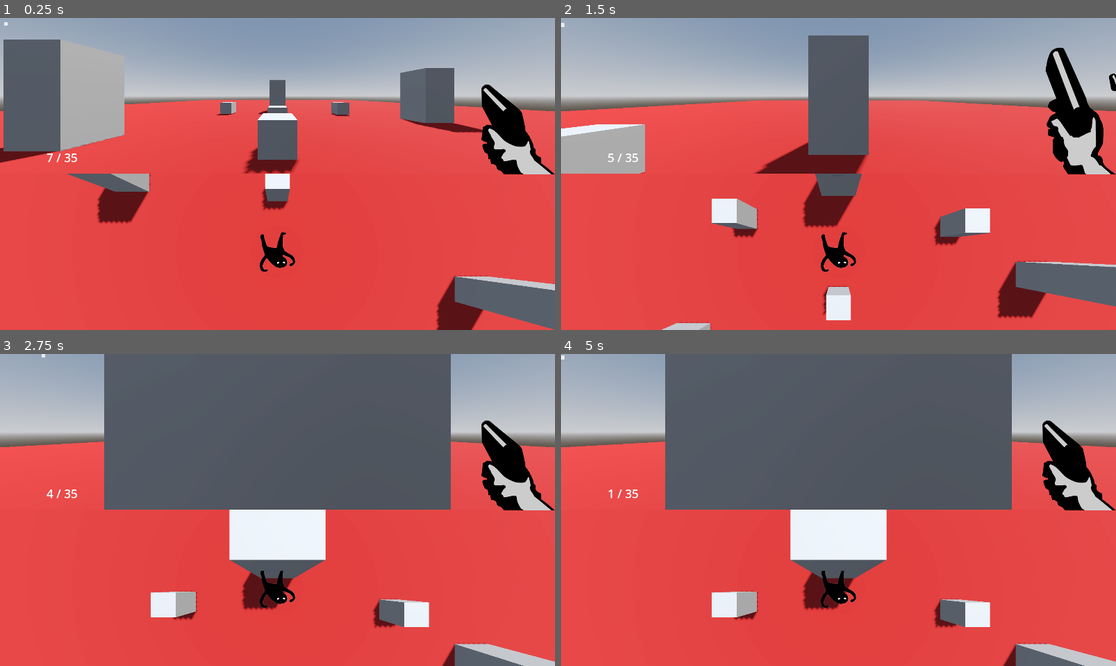
Above: before the commit, frames 1-4 (two rows, left to right).
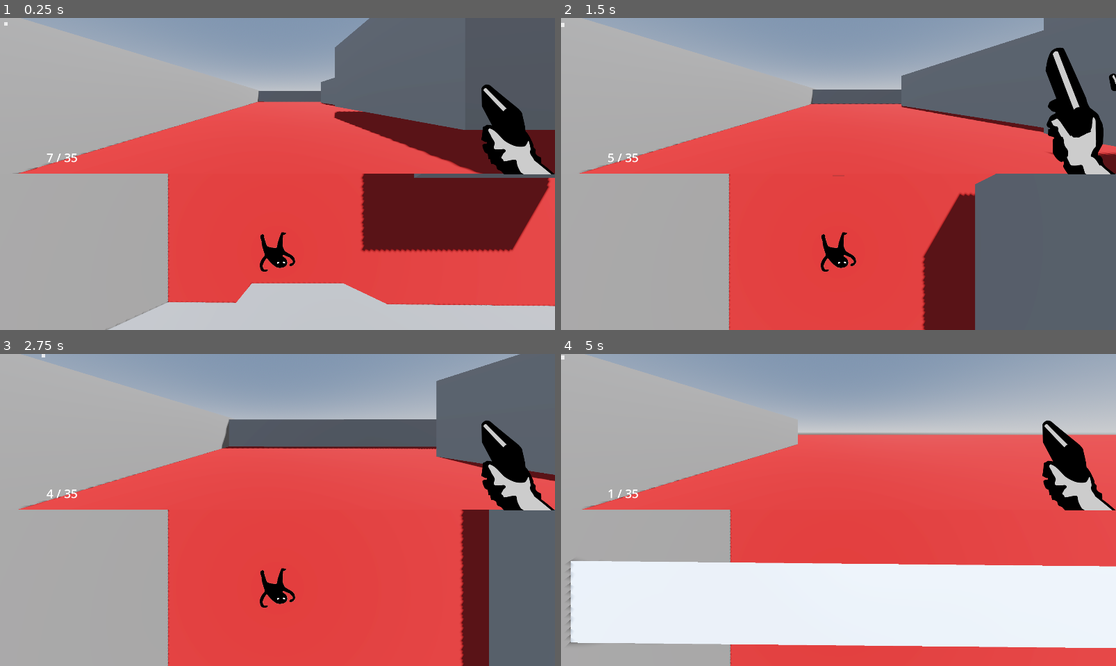
Above: after the commit, the same moments.

Repository: FEDOS-o/FriendJam
Game: Godot game, scene res://World.tscn
Same seed, same stepped clock (60 frames per second), same inputs: the game is played once before the commit and once after it.
Inputs (mouse positions are in pixels of both pictures, inside the frame that each line leads up to):
- Up to frame 1 (0.25 s): no input
- Up to frame 2 (1.5 s): tap Enter at 0.5 s; move the mouse to (866, 174) at 0.52 s; hold W (move_forwards) from 0.53 s (still down); click (866, 174) at 0.6 s; move the mouse to (810, 174) at 1.27 s; click (810, 174) at 1.35 s
- Up to frame 3 (2.75 s): keep holding W (move_forwards); move the mouse to (288, 503) at 2.02 s; click (288, 503) at 2.1 s
- Up to frame 4 (5 s): keep holding W (move_forwards); move the mouse to (832, 516) at 2.77 s; click (832, 516) at 2.85 s; move the mouse to (877, 513) at 3.52 s; click (877, 513) at 3.6 s; move the mouse to (794, 506) at 4.27 s; click (794, 506) at 4.35 s

The runs differ from the first frame. In frame 1, 55% of the frame differs, in the area x 0-100%, y 0-100%; in frame 2, 52%; in frame 3, 67%; in frame 4, 73%.

Commit message:
Location changed

Diff:
--- a/World.tscn
+++ b/World.tscn
@@ -44,7 +44,7 @@
 [node name="Environment" type="Node3D" parent="."]
 
 [node name="Ground" type="MeshInstance3D" parent="Environment"]
-transform = Transform3D(29.694256, 0, 0, 0, 1, 0, 0, 0, 34.911453, 0, 0, 0)
+transform = Transform3D(176.04933, 0, 0, 0, 1, 0, 0, 0, 64.325294, 67.80588, 7.6293945e-06, 0.04396057)
 mesh = SubResource("PlaneMesh_a202f")
 surface_material_override/0 = SubResource("StandardMaterial3D_noarx")
 
@@ -54,16 +54,27 @@
 shape = SubResource("ConcavePolygonShape3D_2dftf")
 
 [node name="MeshInstance3D" type="MeshInstance3D" parent="Environment"]
-transform = Transform3D(1.7051406, 0, 0, 0, 6.679917, 0, 0, 0, 1.2746332, 0, 0, 0)
+transform = Transform3D(28.132006, 0, 0, 0, 6.679917, 0, 0, 0, 1.2746332, 0.53089905, -1.1605263, 5.3932915)
 mesh = SubResource("BoxMesh_cmany")
 
 [node name="StaticBody3D" type="StaticBody3D" parent="Environment/MeshInstance3D"]
 
 [node name="CollisionShape3D" type="CollisionShape3D" parent="Environment/MeshInstance3D/StaticBody3D"]
+transform = Transform3D(1, 0, 0, 0, 1.0000001, 0, 0, 0, 1.0000001, 19.275965, 0, 0)
+shape = SubResource("ConcavePolygonShape3D_c6gwx")
+
+[node name="MeshInstance3D12" type="MeshInstance3D" parent="Environment"]
+transform = Transform3D(91.85565, 0, 0, 0, 6.679917, 0, 0, 0, 1.2746332, 108.906685, -1.1605263, 5.3932915)
+mesh = SubResource("BoxMesh_cmany")
+
+[node name="StaticBody3D" type="StaticBody3D" parent="Environment/MeshInstance3D12"]
+
+[node name="CollisionShape3D" type="CollisionShape3D" parent="Environment/MeshInstance3D12/StaticBody3D"]
+transform = Transform3D(1, 0, 0, 0, 1.0000001, 0, 0, 0, 1.0000001, 19.275965, 0, 0)
 shape = SubResource("ConcavePolygonShape3D_c6gwx")
 
 [node name="MeshInstance3D2" type="MeshInstance3D" parent="Environment"]
-transform = Transform3D(1.7051406, 0, 0, 0, 6.679917, 0, 0, 0, 1.2746332, 9.820198, 0, 13.277336)
+transform = Transform3D(1.7051406, 0, 0, 0, 5.8338137, 0, 0, 0, -38.130623, 34.609035, 0, 2.5143042)
 mesh = SubResource("BoxMesh_cmany")
 
 [node name="StaticBody3D" type="StaticBody3D" parent="Environment/MeshInstance3D2"]
@@ -71,8 +82,44 @@
 [node name="CollisionShape3D" type="CollisionShape3D" parent="Environment/MeshInstance3D2/StaticBody3D"]
 shape = SubResource("ConcavePolygonShape3D_c6gwx")
 
+[node name="MeshInstance3D11" type="MeshInstance3D" parent="Environment"]
+transform = Transform3D(1.7051406, 0, 0, 0, 5.8338137, 0, 0, 0, -38.130623, 50.404556, 0, 24.459755)
+mesh = SubResource("BoxMesh_cmany")
+
+[node name="StaticBody3D" type="StaticBody3D" parent="Environment/MeshInstance3D11"]
+
+[node name="CollisionShape3D" type="CollisionShape3D" parent="Environment/MeshInstance3D11/StaticBody3D"]
+shape = SubResource("ConcavePolygonShape3D_c6gwx")
+
+[node name="MeshInstance3D8" type="MeshInstance3D" parent="Environment"]
+transform = Transform3D(1.7051406, 0, 0, 0, 6.679917, 0, 0, 0, -46.789154, 168.47581, 0, 11.178013)
+mesh = SubResource("BoxMesh_cmany")
+
+[node name="StaticBody3D" type="StaticBody3D" parent="Environment/MeshInstance3D8"]
+
+[node name="CollisionShape3D" type="CollisionShape3D" parent="Environment/MeshInstance3D8/StaticBody3D"]
+shape = SubResource("ConcavePolygonShape3D_c6gwx")
+
+[node name="MeshInstance3D9" type="MeshInstance3D" parent="Environment"]
+transform = Transform3D(-0.016886966, 0, 228.89925, 0, 6.6799145, 0, 1.6768031, 0, 2.3052273, 66.70088, -0.2663498, -2.0827188)
+mesh = SubResource("BoxMesh_cmany")
+
+[node name="StaticBody3D" type="StaticBody3D" parent="Environment/MeshInstance3D9"]
+
+[node name="CollisionShape3D" type="CollisionShape3D" parent="Environment/MeshInstance3D9/StaticBody3D"]
+shape = SubResource("ConcavePolygonShape3D_c6gwx")
+
+[node name="MeshInstance3D10" type="MeshInstance3D" parent="Environment"]
+transform = Transform3D(-0.016875621, 0, 234.91978, 0, 6.6799145, 0, 1.6756765, 0, 2.3658597, 70.85831, -0.2663498, 32.09504)
+mesh = SubResource("BoxMesh_cmany")
+
+[node name="StaticBody3D" type="StaticBody3D" parent="Environment/MeshInstance3D10"]
+
+[node name="CollisionShape3D" type="CollisionShape3D" parent="Environment/MeshInstance3D10/StaticBody3D"]
+shape = SubResource("ConcavePolygonShape3D_c6gwx")
+
 [node name="MeshInstance3D3" type="MeshInstance3D" parent="Environment"]
-transform = Transform3D(1.7051406, 0, 0, 0, 6.679917, 0, 0, 0, 1.2746332, 9.820198, 0, 4.611719)
+transform = Transform3D(1.7051406, 0, 0, 0, 6.679917, 0, 0, 0, 56.353462, -31.134165, 0, 11.190151)
 mesh = SubResource("BoxMesh_cmany")
 
 [node name="StaticBody3D" type="StaticBody3D" parent="Environment/MeshInstance3D3"]
@@ -81,25 +128,54 @@
 shape = SubResource("ConcavePolygonShape3D_c6gwx")
 
 [node name="MeshInstance3D4" type="MeshInstance3D" parent="Environment"]
-transform = Transform3D(1.7051406, 0, 0, 0, 6.679917, 0, 0, 0, 1.2746332, -7.337158, 0, 7.7223263)
+transform = Transform3D(26.551765, 0, 0, 0, 6.679917, 0, 0, 0, 1.2746332, 1.9533958, 0, 18.074839)
 mesh = SubResource("BoxMesh_cmany")
 
 [node name="StaticBody3D" type="StaticBody3D" parent="Environment/MeshInstance3D4"]
 
 [node name="CollisionShape3D" type="CollisionShape3D" parent="Environment/MeshInstance3D4/StaticBody3D"]
+transform = Transform3D(1, 0, 0, 0, 1.0000002, 0, 0, 0, 1.0000002, 0.029767036, 2.8553484e-07, -0.0025396347)
+shape = SubResource("ConcavePolygonShape3D_c6gwx")
+
+[node name="MeshInstance3D13" type="MeshInstance3D" parent="Environment"]
+transform = Transform3D(53.41076, 0, 0, 0, 6.679917, 0, 0, 0, 1.2746332, 77.06307, 0, 19.965906)
+mesh = SubResource("BoxMesh_cmany")
+
+[node name="StaticBody3D" type="StaticBody3D" parent="Environment/MeshInstance3D13"]
+
+[node name="CollisionShape3D" type="CollisionShape3D" parent="Environment/MeshInstance3D13/StaticBody3D"]
+transform = Transform3D(1, 0, 0, 0, 1.0000002, 0, 0, 0, 1.0000002, 0.029767036, 2.8553484e-07, -0.0025396347)
+shape = SubResource("ConcavePolygonShape3D_c6gwx")
+
+[node name="MeshInstance3D5" type="MeshInstance3D" parent="Environment"]
+transform = Transform3D(4.609689, 0, 0, 0, 6.679917, 0, 0, 0, 1.2746332, -23.722193, 3.1989145, 29.917473)
+mesh = SubResource("BoxMesh_cmany")
+
+[node name="StaticBody3D" type="StaticBody3D" parent="Environment/MeshInstance3D5"]
+
+[node name="CollisionShape3D" type="CollisionShape3D" parent="Environment/MeshInstance3D5/StaticBody3D"]
+shape = SubResource("ConcavePolygonShape3D_c6gwx")
+
+[node name="MeshInstance3D6" type="MeshInstance3D" parent="Environment"]
+transform = Transform3D(7.611916, 0, 0, 0, 6.406679, 0, 0, 0, 7.629116, -14.696938, 3.725564, 20.507057)
+mesh = SubResource("BoxMesh_cmany")
+
+[node name="StaticBody3D" type="StaticBody3D" parent="Environment/MeshInstance3D6"]
+
+[node name="CollisionShape3D" type="CollisionShape3D" parent="Environment/MeshInstance3D6/StaticBody3D"]
+shape = SubResource("ConcavePolygonShape3D_c6gwx")
+
+[node name="MeshInstance3D7" type="MeshInstance3D" parent="Environment"]
+transform = Transform3D(0.48470074, 0, 0, 0, 5.747954, 0, 0, 0, 16.971893, -13.779645, 2.222455, 10.997326)
+mesh = SubResource("BoxMesh_cmany")
+
+[node name="StaticBody3D" type="StaticBody3D" parent="Environment/MeshInstance3D7"]
+
+[node name="CollisionShape3D" type="CollisionShape3D" parent="Environment/MeshInstance3D7/StaticBody3D"]
 shape = SubResource("ConcavePolygonShape3D_c6gwx")
 
 [node name="AmmoBox" parent="Environment" instance=ExtResource("1_2dftf")]
-transform = Transform3D(1, 0, 0, 0, 1, 0, 0, 0, 1, 0, 0.5491016, 5.7320805)
-
-[node name="AmmoBox2" parent="Environment" instance=ExtResource("1_2dftf")]
-transform = Transform3D(1, 0, 0, 0, 1, 0, 0, 0, 1, 5.6080265, 0.5491016, 2.218133)
-
-[node name="AmmoBox3" parent="Environment" instance=ExtResource("1_2dftf")]
-transform = Transform3D(1, 0, 0, 0, 1, 0, 0, 0, 1, -4.6063027, 0.5491016, 1.8219442)
-
-[node name="AmmoBox4" parent="Environment" instance=ExtResource("1_2dftf")]
-transform = Transform3D(1, 0, 0, 0, 1, 0, 0, 0, 1, 0, 0.5491016, 8.3466835)
+transform = Transform3D(1, 0, 0, 0, 1, 0, 0, 0, 1, 10.491055, 0.9513521, -10.26927)
 
 [node name="Player" parent="." instance=ExtResource("1_c6gwx")]
-transform = Transform3D(1, 0, 0, 0, 1, 0, 0, 0, 1, 0, 0.15089524, 11.399361)
+transform = Transform3D(1, 0, 0, 0, 1, 0, 0, 0, 1, -24.736038, 0.15728295, 27.69996)
